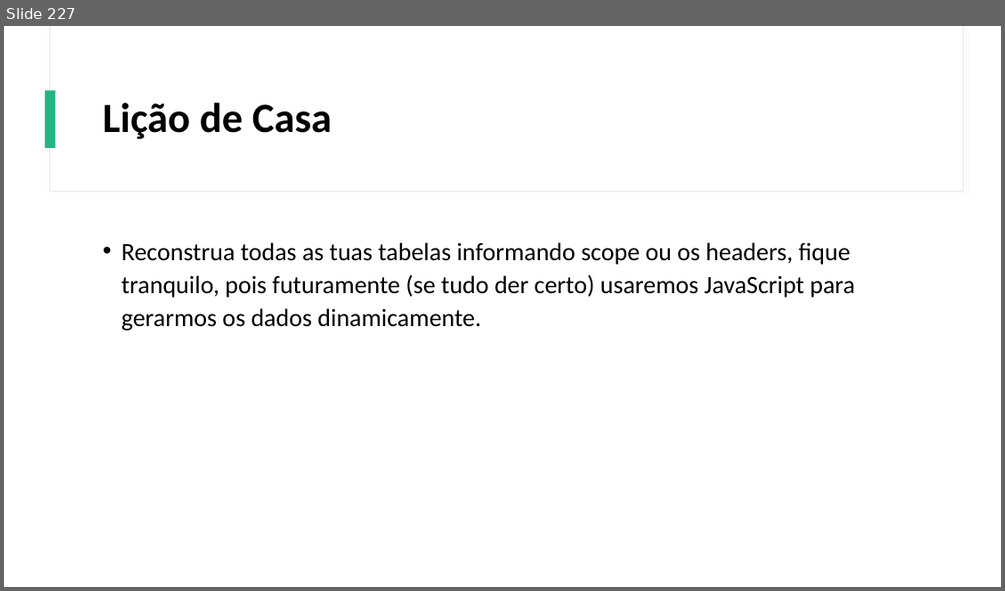
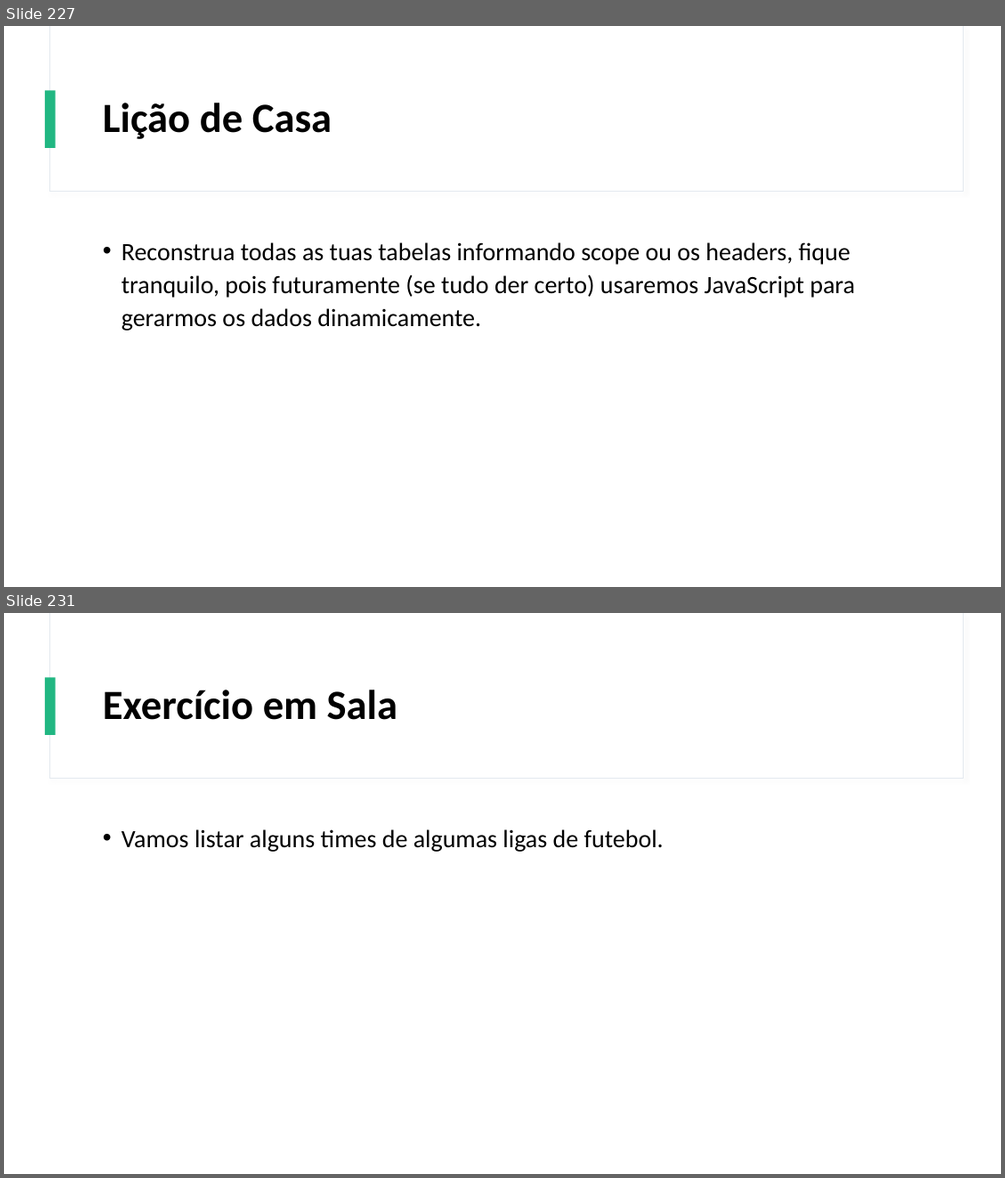
Before and after one commit to Gustavo6401/CursoHTMLCSS, a slide deck: Power Point/Curso de HTML e CSS.pptx. Shown one above the other, each under a label of ours: slide 227 before the commit, slides 227 and 231 after it; the slides between them are not shown. The pictures are 1005x591 and 1005x1178 pixels, drawn with LibreOffice and Linux fonts; fonts in the diff are those of the drawing. Boxes give left, top, right and bottom in pixels: in the first picture for what was removed or moved away, otherwise in the second. Text is boxed around its words. In the diff, an @@ line names an element or a change of style, - is before the commit and + after.

```diff
--- a/Power Point/Curso de HTML e CSS.pptx
+++ b/Power Point/Curso de HTML e CSS.pptx
@@ slide 231 added at [4,613,1001,1174], background #FFFFFF; not listed: 3 template elements that a slide beside it also shows @@
@@ title added at [103,690,397,720], 40 pt, text #000000, bold @@
+Exercício em Sala
@@ text added at [121,829,663,852], 24 pt, text #000000 @@
+• Vamos listar alguns times de algumas ligas de futebol.
```
Also in this commit, not shown: 4 other slides added, 7 other files.
